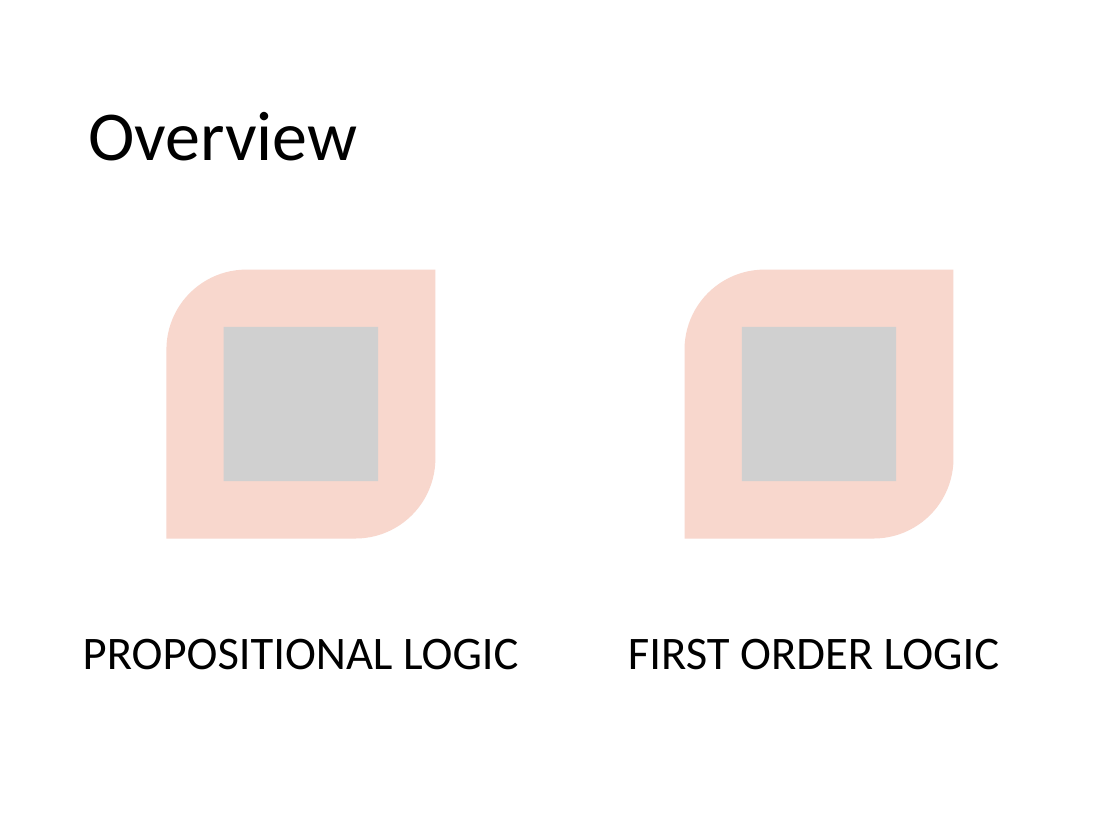
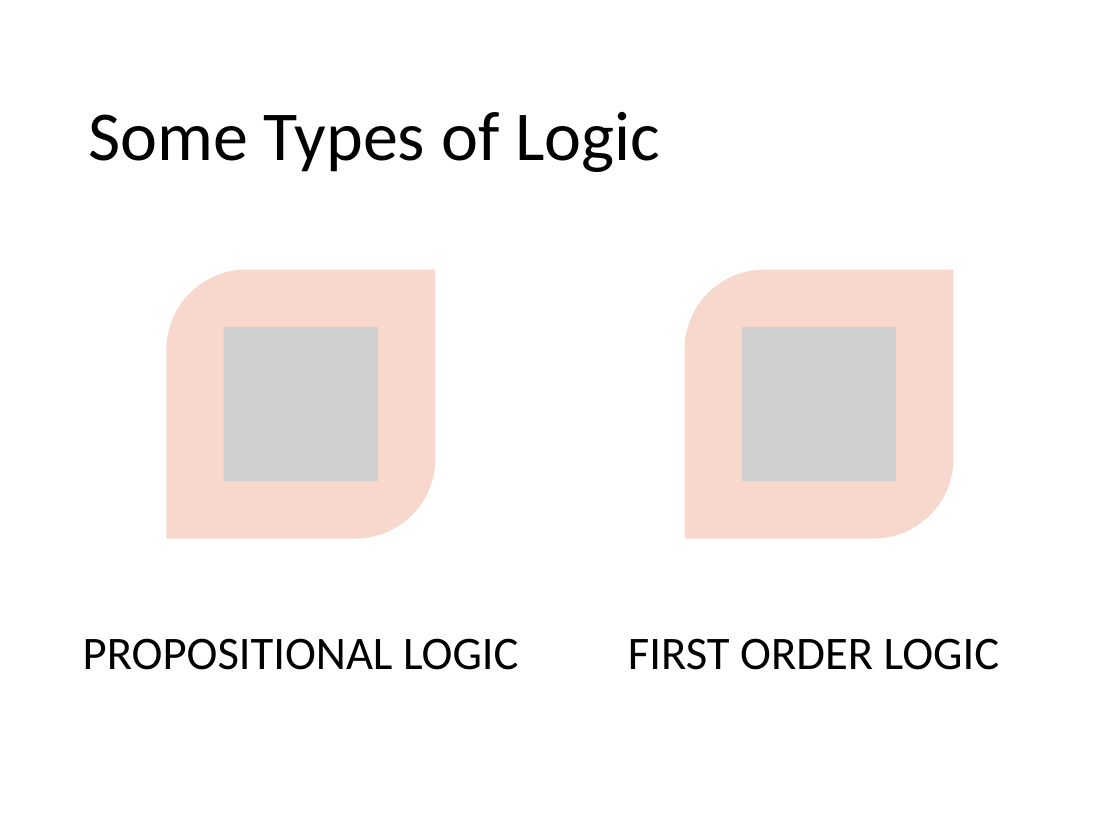
Before and after one commit to mhahsler/CS7320-AI, a slide deck: slide 6 of slides/07_logic.pptx. Drawn at 1120x840 pixels with LibreOffice and Linux fonts; fonts in the diff are those of the drawing; grey boxes stand for pictures. Boxes give left, top, right and bottom in pixels: in the first picture for what was removed or moved away, otherwise in the second. Text is boxed around its words. In the diff, an @@ line names an element or a change of style, - is before the commit and + after.

```diff
--- a/slides/07_logic.pptx
+++ b/slides/07_logic.pptx
@@ title at [88, 112, 660, 172]: text changed @@
-Overview
+Some Types of Logic
```
Also in this commit, not shown: 5 other slides changed, 3 slides added, 2 other files.
